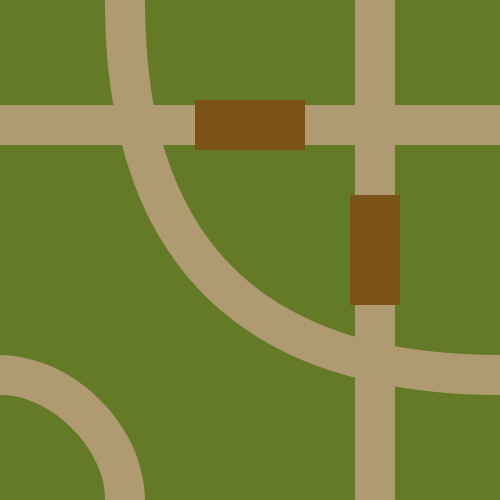
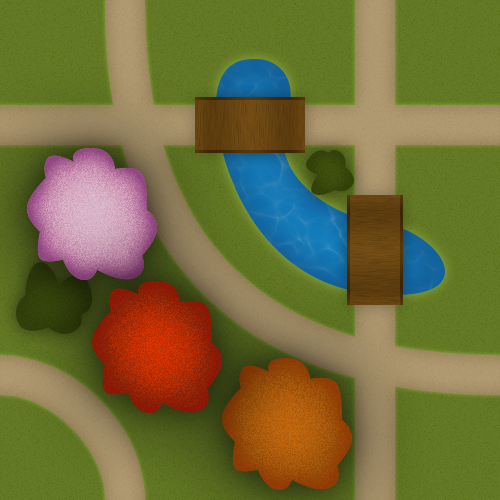
Layers edited between the first and the second 500px x 500px image:
added group "Pont" (1st of 2) with 4 layers above "Pont" over bbox(347, 195, 403, 305)
added layer "Calque 5" (multiply) in group "Pont" over bbox(350, 195, 400, 305)
added layer "Calque 3 copie 2" in group "Pont" over bbox(350, 195, 400, 305)
added layer "Calque 3 copie 5" in group "Pont" over bbox(347, 195, 403, 305)
moved "Calque 3 copie" into group "Pont", painted on it, masked it over bbox(350, 195, 400, 305)
added group "Pont" (2nd of 2) with 4 layers above "Rouge" over bbox(195, 97, 305, 153)
added layer "Calque 3 copie 4" in group "Pont" over bbox(195, 97, 305, 153)
added group "Rouge" with 2 layers above "Orange" over bbox(92, 281, 222, 413)
added layer "Forme 6 copie" (1st of 4, in "Rouge") in group "Rouge" over bbox(92, 281, 222, 413)
added layer "Forme 6" (1st of 4, in "Rouge") in group "Rouge" over bbox(92, 281, 222, 413)
added group "Orange" with 2 layers above "Blanc" over bbox(222, 358, 352, 490)
added layer "Forme 6 copie" (2nd of 4, in "Orange") in group "Orange" over bbox(222, 358, 352, 490)
added layer "Forme 6" (2nd of 4, in "Orange") in group "Orange" over bbox(222, 358, 352, 490)
added group "Rose" with 2 layers above "Forme 5 copie" over bbox(27, 148, 157, 280)
added layer "Forme 6 copie" (4th of 4, in "Rose") in group "Rose" over bbox(27, 148, 157, 280)
added layer "Forme 6" (4th of 4, in "Rose") in group "Rose" over bbox(27, 148, 157, 280)
added layer "Texture eau" (38%) above "Forme 4" over bbox(0, 27, 499, 401)
added layer "Forme 4" above "Texture" over bbox(216, 59, 445, 295)
added layer "Texture" (color burn) above "Routes" over bbox(0, 0, 500, 500)
added group "Routes" with 4 layers above "Grass" over bbox(0, 0, 500, 500)
moved "Forme 3" into group "Routes" over bbox(0, 375, 125, 500)
moved "Forme 1" into group "Routes" over bbox(125, 0, 500, 375)
removed layer "Arrière-plan" over bbox(0, 0, 500, 500)
…and 5 more changes (4 added, 1 stack)
